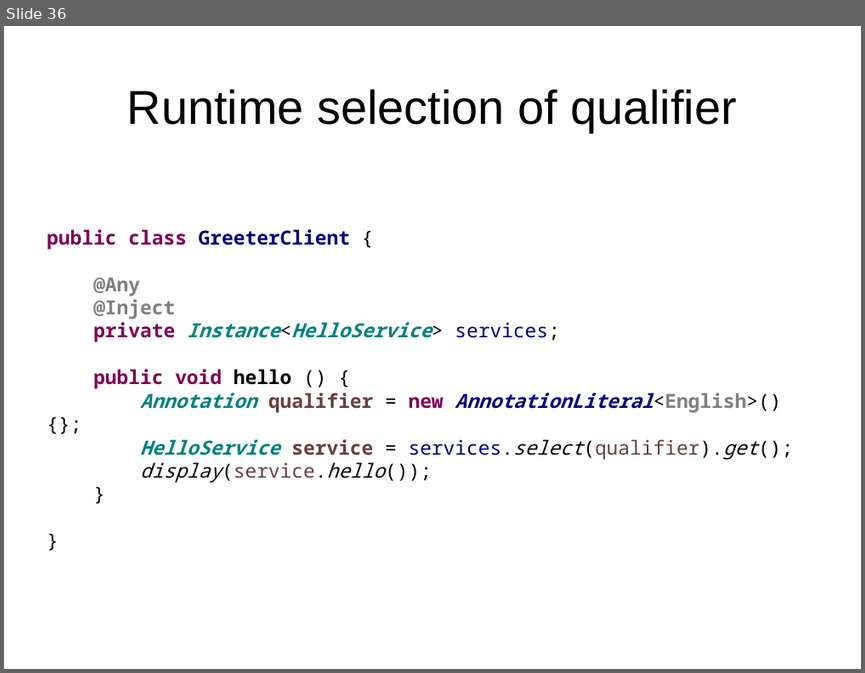
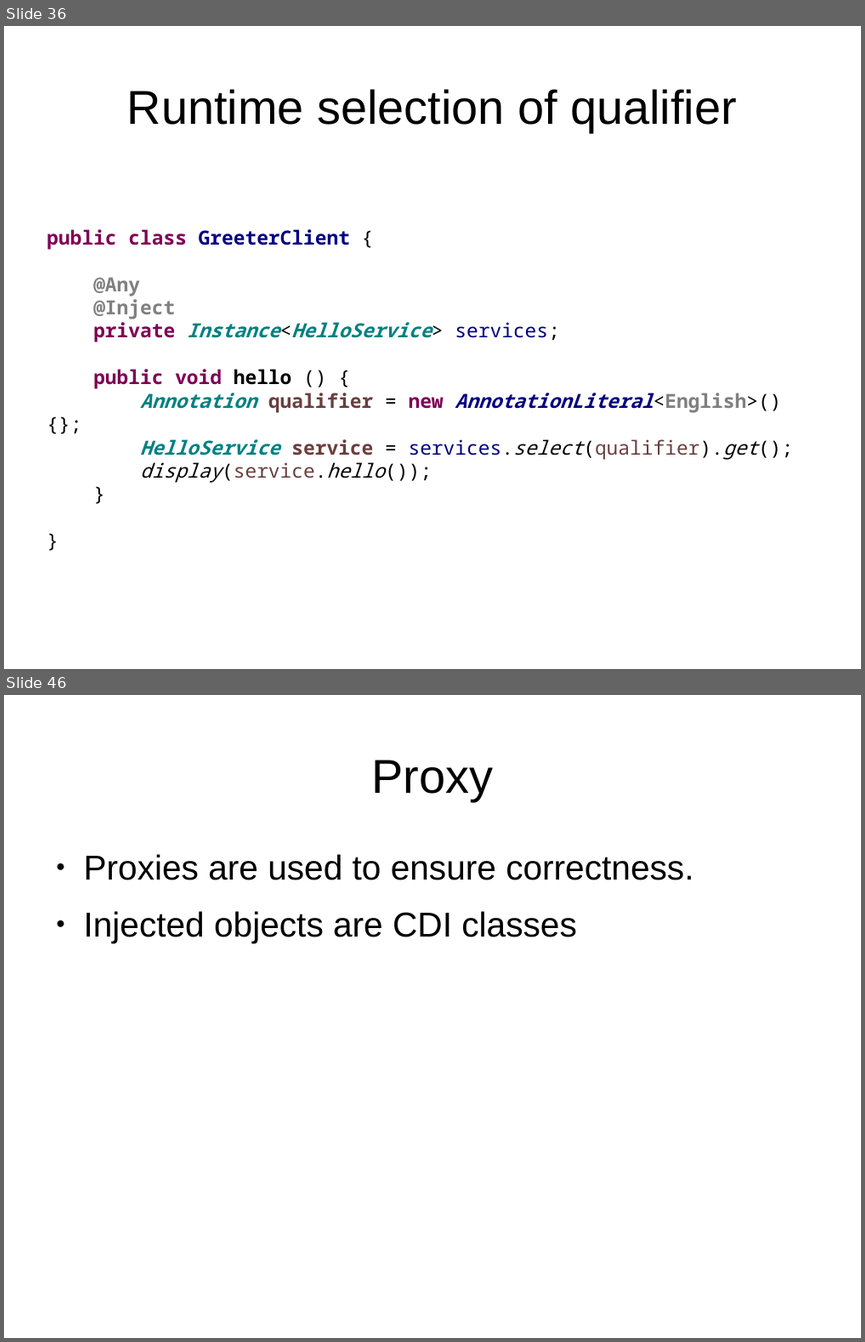
Before and after one commit to FrigoCoder/CDI, a slide deck: CDI.odp. Shown one above the other, each under a label of ours: slide 36 before the commit, slides 36 and 46 after it; the slides between them are not shown. The pictures are 865x673 and 865x1342 pixels, drawn with LibreOffice and Linux fonts; fonts in the diff are those of the drawing. Boxes give left, top, right and bottom in pixels: in the first picture for what was removed or moved away, otherwise in the second. Text is boxed around its words. In the diff, an @@ line names an element or a change of style, - is before the commit and + after.

```diff
--- a/CDI.odp
+++ b/CDI.odp
@@ slide 46 added at bbox=[4, 695, 861, 1338], background #FFFFFF @@
@@ title added at bbox=[371, 760, 493, 801], 44 pt, text #000000 @@
+Proxy
@@ text added at bbox=[84, 854, 693, 943], 32 pt, text #000000 @@
+● Proxies are used to ensure correctness.
+● Injected objects are CDI classes
```
Also in this commit, not shown: 11 slides changed, 9 other slides added, 9 other files.
